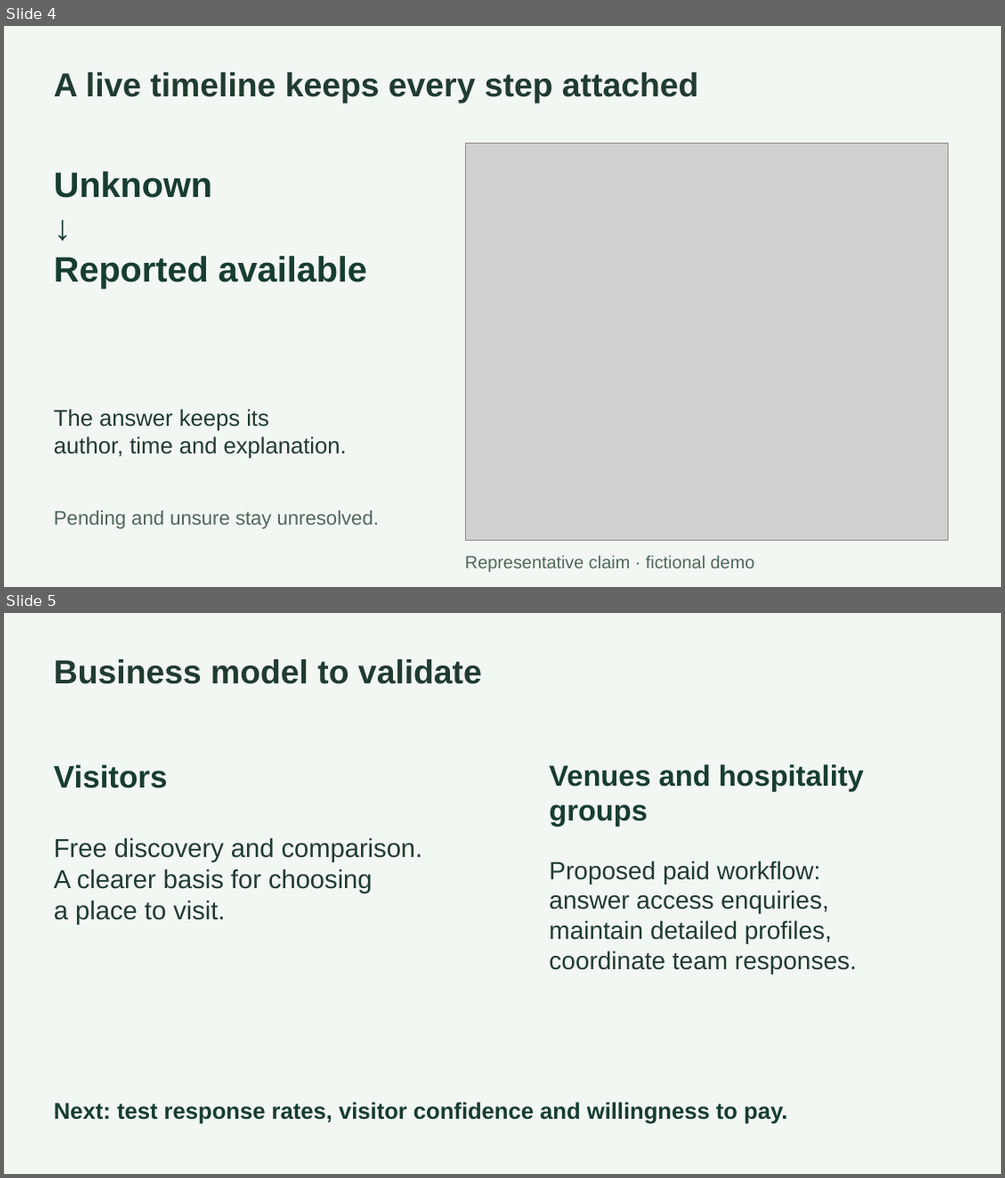
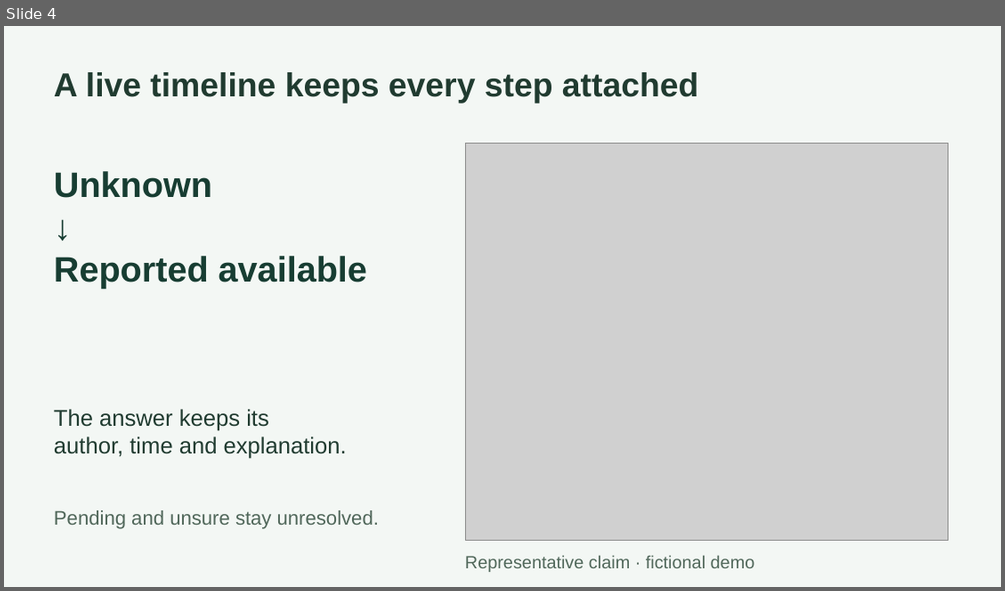
Before and after one commit to gowtham66867/accessproof, a slide deck: submission/AccessProof-Global-AI.pptx. Shown one above the other, each under a label of ours: slides 4 and 5 before the commit, slide 4 after it. The pictures are 1005x1178 and 1005x591 pixels, drawn with LibreOffice and Linux fonts; fonts in the diff are those of the drawing; grey boxes stand for pictures. Boxes give left, top, right and bottom in pixels: in the first picture for what was removed or moved away, otherwise in the second. Text is boxed around its words. In the diff, an @@ line names an element or a change of style, - is before the commit and + after.

```diff
--- a/submission/AccessProof-Global-AI.pptx
+++ b/submission/AccessProof-Global-AI.pptx
@@ slide 5 removed at [4, 613, 1001, 1174], background #F3F7F4 @@
@@ text removed at [54, 659, 482, 684] @@
-Business model to validate
@@ text removed at [54, 764, 168, 788] @@
-Visitors
@@ text removed at [549, 764, 864, 826] @@
-Venues and hospitality groups
@@ text removed at [54, 838, 423, 925] @@
-Free discovery and comparison.
-A clearer basis for choosing
-a place to visit.
@@ text removed at [549, 860, 857, 973] @@
-Proposed paid workflow:
-answer access enquiries,
-maintain detailed profiles,
-coordinate team responses.
@@ text removed at [54, 1102, 787, 1124] @@
-Next: test response rates, visitor confidence and willingness to pay.
```
Also in this commit, not shown: 2 slides changed, 1 slide added, 10 other files.
